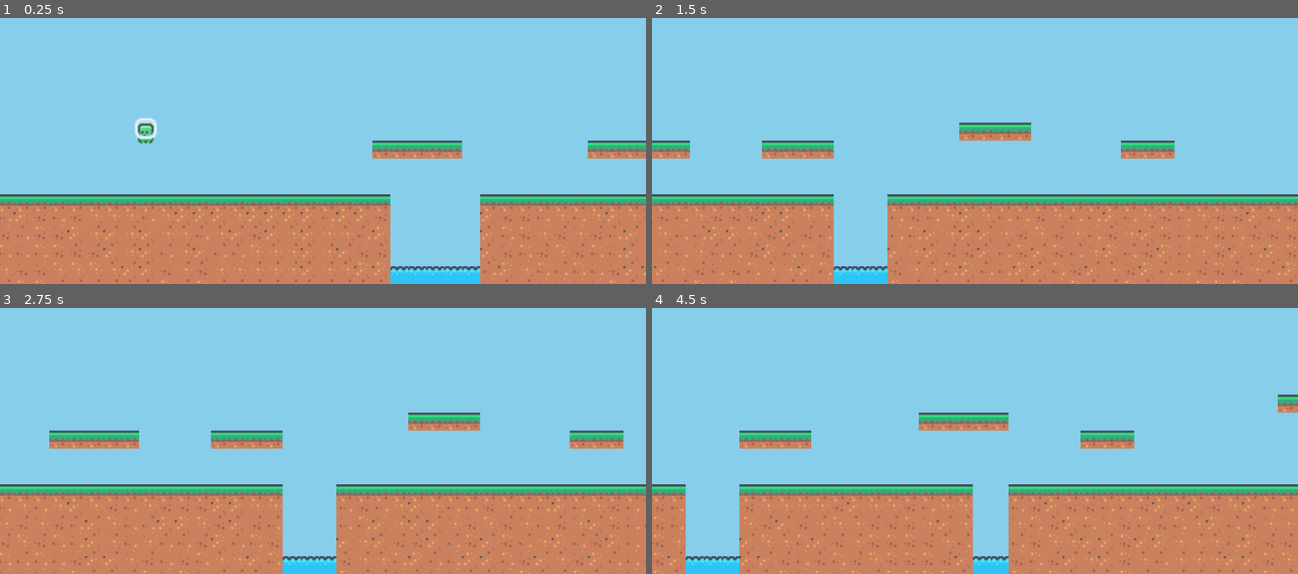
Above: before the commit, frames 1-4 (two rows, left to right).
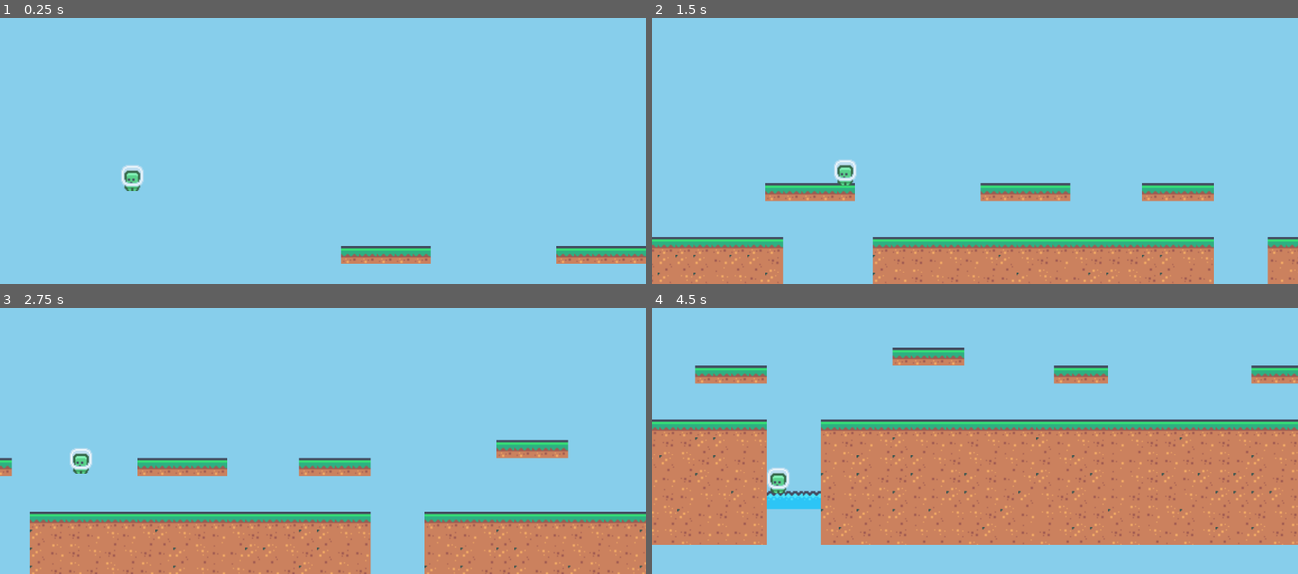
Above: after the commit, the same moments.

Repository: AntonieValentin/AfterImage
Game: Godot game, scene res://maps/map1.tscn
Two runs of this game, one before a commit and one after it. Both use one fixed random seed, a clock stepped at 60 frames per second and the inputs below.
Inputs:
- Up to frame 1 (0.25 s): no input
- Up to frame 2 (1.5 s): hold D (move_right) from 0.53 s (still down); tap W (jump) at 0.77 s
- Up to frame 3 (2.75 s): tap W (jump) at 1.52 s; release D (move_right) at 2.03 s; hold A (move_left) from 2.03 s (still down)
- Up to frame 4 (4.5 s): release A (move_left) at 2.78 s; hold D (move_right) 2.78-4.28 s; tap W (jump) at 3.02, 3.77 s; hold A (move_left) from 4.28 s (still down)

The runs differ from the first frame. In frame 1, 32% of the frame differs, in the area x 0-100%, y 37-100%; in frame 2, 27%; in frame 3, 25%; in frame 4, 46%, in the area x 0-100%, y 14-100%.

Commit message:
coliziuni initial

Diff:
--- a/main_menu.tscn
+++ b/main_menu.tscn
@@ -1,41 +1,3 @@
 [gd_scene format=3 uid="uid://bsj561cvl7kjt"]
 
-[node name="Main Menu" type="Control" unique_id=377564701]
-layout_mode = 3
-anchors_preset = 15
-anchor_right = 1.0
-anchor_bottom = 1.0
-grow_horizontal = 2
-grow_vertical = 2
-
-[node name="VBoxContainer" type="VBoxContainer" parent="." unique_id=2084050787]
-layout_mode = 1
-anchors_preset = 8
-anchor_left = 0.5
-anchor_top = 0.5
-anchor_right = 0.5
-anchor_bottom = 0.5
-offset_left = -85.0
-offset_top = -64.0
-offset_right = 85.0
-offset_bottom = 64.0
-grow_horizontal = 2
-grow_vertical = 2
-theme_override_constants/separation = 10
-
-[node name="Label" type="Label" parent="VBoxContainer" unique_id=325713341]
-layout_mode = 2
-text = "AfterImage"
-horizontal_alignment = 1
-
-[node name="Button" type="Button" parent="VBoxContainer" unique_id=1266496987]
-layout_mode = 2
-text = "Play"
-
-[node name="Button2" type="Button" parent="VBoxContainer" unique_id=1232398877]
-layout_mode = 2
-text = "Customize Character"
-
-[node name="Button3" type="Button" parent="VBoxContainer" unique_id=1475180837]
-layout_mode = 2
-text = "Settings"
+[node name="Node2D" type="Node2D" unique_id=2050970160]
--- a/maps/map1.tscn
+++ b/maps/map1.tscn
@@ -15,25 +15,27 @@
 [ext_resource type="Texture2D" uid="uid://dqr6yyxpaj7py" path="res://assets/Tiles/tile_0025.png" id="11_fjyoi"]
 [ext_resource type="Texture2D" uid="uid://ckuvlt2u0t5ry" path="res://assets/Tiles/tile_0024.png" id="12_hltnu"]
 [ext_resource type="Script" uid="uid://gq2opvy258c2" path="res://maps/iarba.gd" id="13_o3xq8"]
-[ext_resource type="Script" uid="uid://cl28o1qquhy4v" path="res://maps/camera_2d.gd" id="14_fiknj"]
 [ext_resource type="PackedScene" uid="uid://cw83fpbv25e3h" path="res://player.tscn" id="17_i2vvo"]
-[ext_resource type="PackedScene" uid="uid://bsj561cvl7kjt" path="res://main_menu.tscn" id="18_vseyj"]
 
 [sub_resource type="TileSetAtlasSource" id="TileSetAtlasSource_7xbqh"]
 texture = ExtResource("1_t45sv")
 0:0/0 = 0
+0:0/0/physics_layer_0/polygon_0/points = PackedVector2Array(-8, -8, 8, -8, 8, 8, -8, 8)
 
 [sub_resource type="TileSetAtlasSource" id="TileSetAtlasSource_52hco"]
 texture = ExtResource("2_fiknj")
 0:0/0 = 0
+0:0/0/physics_layer_0/polygon_0/points = PackedVector2Array(-8, -8, 8, -8, 8, 8, -8, 8)
 
 [sub_resource type="TileSetAtlasSource" id="TileSetAtlasSource_k6vie"]
 texture = ExtResource("3_0lttj")
 0:0/0 = 0
+0:0/0/physics_layer_0/polygon_0/points = PackedVector2Array(-8, -8, 8, -8, 8, 8, -8, 8)
 
 [sub_resource type="TileSetAtlasSource" id="TileSetAtlasSource_wbu7v"]
 texture = ExtResource("4_gjikb")
 0:0/0 = 0
+0:0/0/physics_layer_0/polygon_0/points = PackedVector2Array(-8, -8, 8, -8, 8, 8, -8, 8)
 
 [sub_resource type="TileSetAtlasSource" id="TileSetAtlasSource_l22sv"]
 texture = ExtResource("5_i2vvo")
@@ -41,42 +43,52 @@
 [sub_resource type="TileSetAtlasSource" id="TileSetAtlasSource_4qfh8"]
 texture = ExtResource("6_i2vvo")
 0:0/0 = 0
+0:0/0/physics_layer_0/polygon_0/points = PackedVector2Array(-8, -8, 8, -8, 8, 8, -8, 8)
 
 [sub_resource type="TileSetAtlasSource" id="TileSetAtlasSource_1r1bg"]
 texture = ExtResource("7_vseyj")
 0:0/0 = 0
+0:0/0/physics_layer_0/polygon_0/points = PackedVector2Array(-8, -8, 8, -8, 8, 8, -8, 8)
 
 [sub_resource type="TileSetAtlasSource" id="TileSetAtlasSource_g45su"]
 texture = ExtResource("6_vseyj")
 0:0/0 = 0
+0:0/0/physics_layer_0/polygon_0/points = PackedVector2Array(-8, -8, 8, -8, 8, 8, -8, 8)
 
 [sub_resource type="TileSetAtlasSource" id="TileSetAtlasSource_lka15"]
 texture = ExtResource("7_6vres")
 0:0/0 = 0
+0:0/0/physics_layer_0/polygon_0/points = PackedVector2Array(-8, -8, 8, -8, 8, 8, -8, 8)
 
 [sub_resource type="TileSetAtlasSource" id="TileSetAtlasSource_5lb72"]
 texture = ExtResource("8_4qfh8")
 0:0/0 = 0
+0:0/0/physics_layer_0/polygon_0/points = PackedVector2Array(-8, -8, 8, -8, 8, 8, -8, 8)
 
 [sub_resource type="TileSetAtlasSource" id="TileSetAtlasSource_3bfqw"]
 texture = ExtResource("9_1r1bg")
 0:0/0 = 0
+0:0/0/physics_layer_0/polygon_0/points = PackedVector2Array(-8, -8, 8, -8, 8, 8, -8, 8)
 
 [sub_resource type="TileSetAtlasSource" id="TileSetAtlasSource_qyyrh"]
 texture = ExtResource("10_8o5wg")
 0:0/0 = 0
+0:0/0/physics_layer_0/polygon_0/points = PackedVector2Array(-8, -8, 8, -8, 8, 8, -8, 8)
 
 [sub_resource type="TileSetAtlasSource" id="TileSetAtlasSource_4e54n"]
 texture = ExtResource("5_i2vvo")
 0:0/0 = 0
+0:0/0/physics_layer_0/polygon_0/points = PackedVector2Array(-8, -8, 8, -8, 8, 8, -8, 8)
 
 [sub_resource type="TileSetAtlasSource" id="TileSetAtlasSource_66rxd"]
 texture = ExtResource("11_fjyoi")
 0:0/0 = 0
+0:0/0/physics_layer_0/polygon_0/points = PackedVector2Array(-8, -8, 8, -8, 8, 8, -8, 8)
 
 [sub_resource type="TileSetAtlasSource" id="TileSetAtlasSource_mtle3"]
 texture = ExtResource("12_hltnu")
 0:0/0 = 0
+0:0/0/physics_layer_0/polygon_0/points = PackedVector2Array(-8, -8, 8, -8, 8, 8, -8, 8)
 
 [sub_resource type="TileSet" id="TileSet_fo5xs"]
 physics_layer_0/collision_layer = 1
@@ -103,15 +115,11 @@
 script = ExtResource("13_o3xq8")
 
 [node name="Player" parent="." unique_id=2119059682 instance=ExtResource("17_i2vvo")]
-position = Vector2(214, 198)
+position = Vector2(230, 146)
 
-[node name="Camera2D" type="Camera2D" parent="." unique_id=1661380838]
-position = Vector2(372, 206)
+[node name="Camera2D" type="Camera2D" parent="Player" unique_id=1661380838]
+position = Vector2(-230, -146)
+offset = Vector2(400, 100)
 zoom = Vector2(2, 2)
-script = ExtResource("14_fiknj")
-
-[node name="Main Menu" parent="." unique_id=377564701 instance=ExtResource("18_vseyj")]
-offset_left = -11.397949
-offset_top = -5.6141357
-offset_right = -11.397949
-offset_bottom = -5.6141357
+process_callback = 0
+position_smoothing_enabled = true
